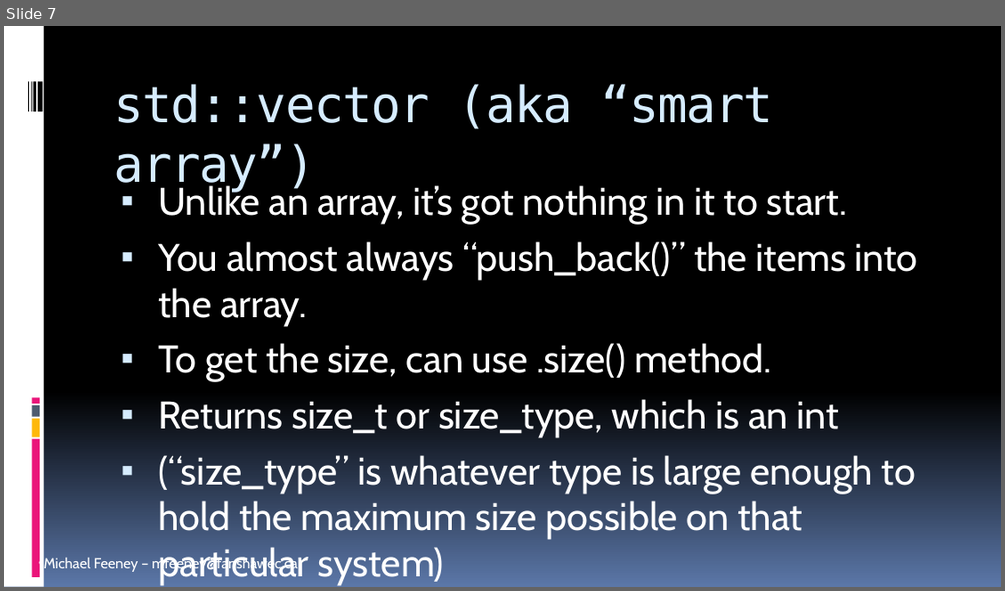
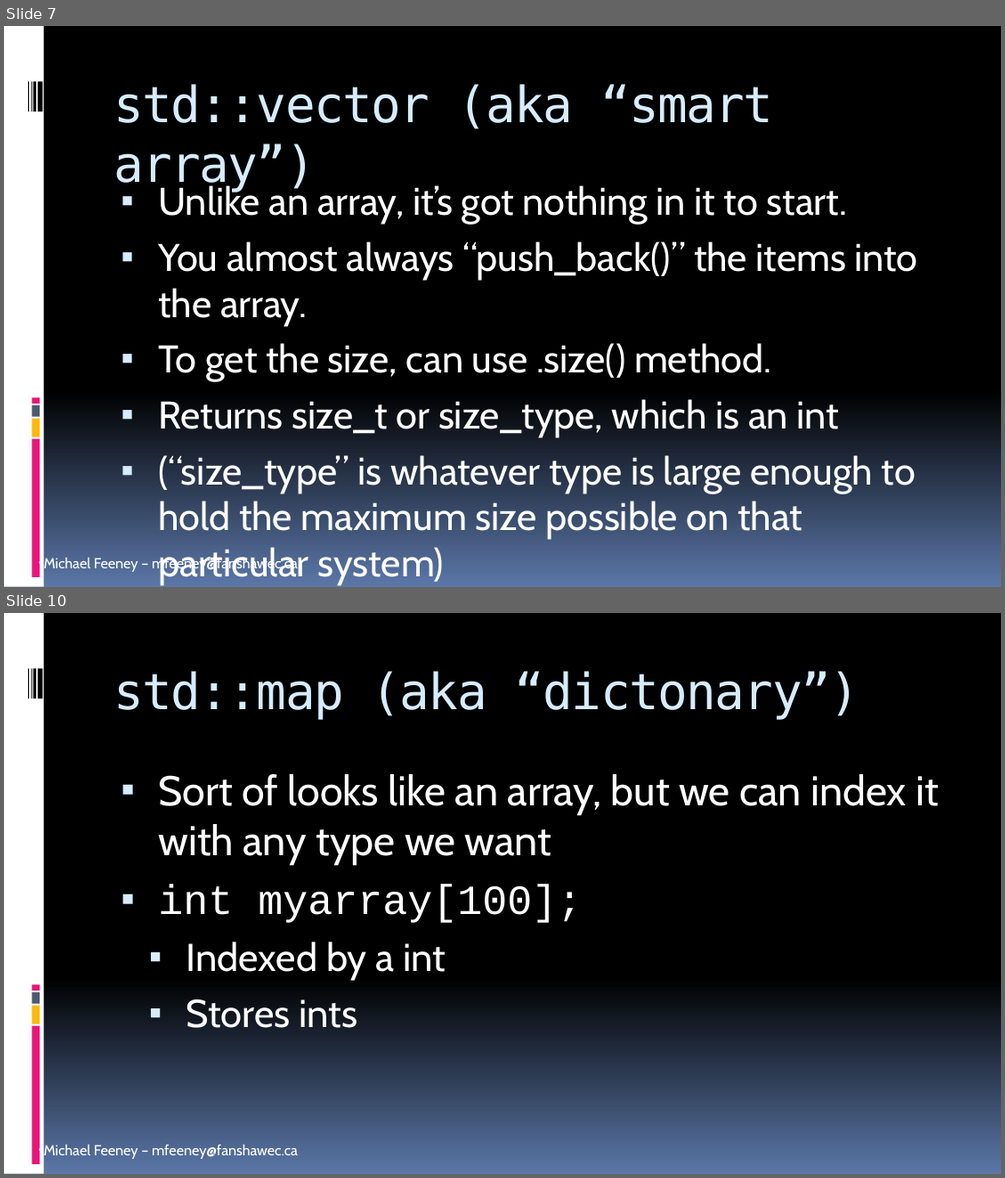
Before and after one commit to FeeneyCodes/GDP202425, a slide deck: 6044_FramPat/D2D/W01/INFO_6044_Engine_F24_W01D02_STL_Containers_1.pptx. Shown one above the other, each under a label of ours: slide 7 before the commit, slides 7 and 10 after it; the slides between them are not shown. The pictures are 1005x591 and 1005x1178 pixels, drawn with LibreOffice and Linux fonts; fonts in the diff are those of the drawing. Boxes give left, top, right and bottom in pixels: in the first picture for what was removed or moved away, otherwise in the second. Text is boxed around its words. In the diff, an @@ line names an element or a change of style, - is before the commit and + after.

```diff
--- a/6044_FramPat/D2D/W01/INFO_6044_Engine_F24_W01D02_STL_Containers_1.pptx
+++ b/6044_FramPat/D2D/W01/INFO_6044_Engine_F24_W01D02_STL_Containers_1.pptx
@@ slide 10 added at [4,613,1001,1174], background gradient #000000 to #5B77A8; not listed: 10 template elements that a slide beside it also shows @@
@@ title added at [113,671,859,720], 36 pt, text #D6ECFF @@
+std::map (aka “dictonary”)
@@ text added at [158,774,938,1028], 30 pt, text #FFFFFF @@
+▪ Sort of looks like an array, but we can index it with any type we want
+▪ int myarray[100];
+    ▪ Indexed by a int
+    ▪ Stores ints
```
Also in this commit, not shown: 1 slide changed, 3 other slides added, 9 other files.
